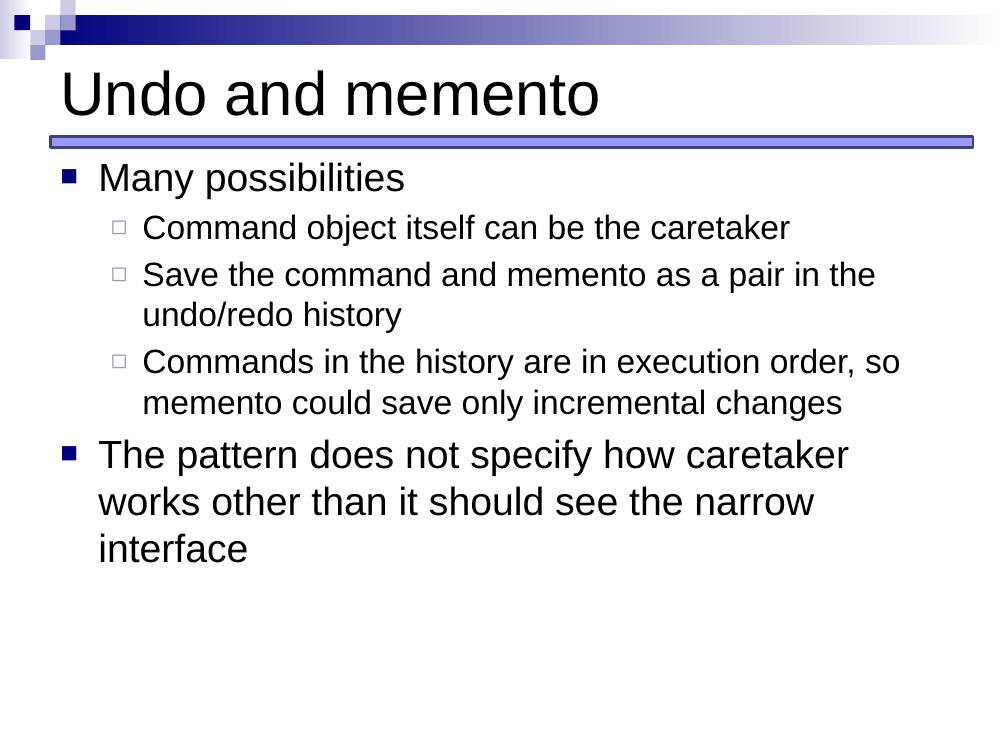
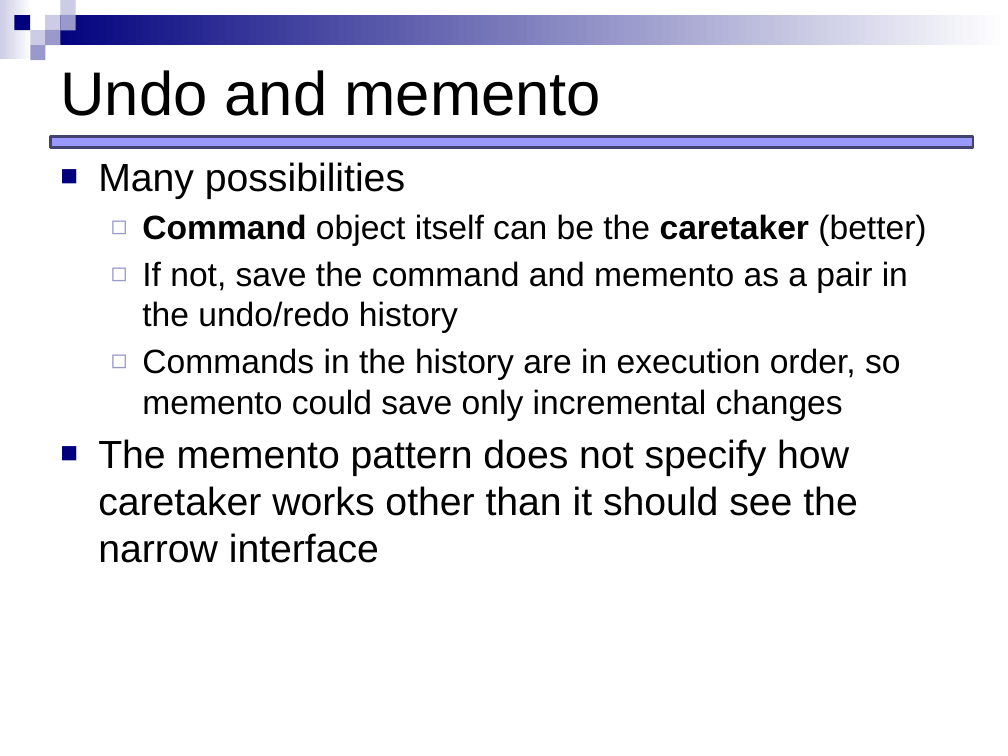
Before and after one commit to JCEleanor/CSCI-598-notes, a slide deck: slide 64 of lecture-slides/Behavioral_command_memento.pptx. Drawn at 1008x756 pixels with LibreOffice and Linux fonts; fonts in the diff are those of the drawing. Boxes give left, top, right and bottom in pixels: in the first picture for what was removed or moved away, otherwise in the second. Text is boxed around its words. In the diff, an @@ line names an element or a change of style, - is before the commit and + after.

```diff
--- a/lecture-slides/Behavioral_command_memento.pptx
+++ b/lecture-slides/Behavioral_command_memento.pptx
@@ text at [142,214,926,333]: text changed @@
-  ◻ Command object itself can be the caretaker
-  ◻ Save the command and memento as a pair in the undo/redo history
+  ◻ Command object itself can be the caretaker (better)
+  ◻ If not, save the command and memento as a pair in the undo/redo history
@@ text at [98,439,857,563]: text changed @@
-■ The pattern does not specify how caretaker works other than it should see the narrow interface
+■ The memento pattern does not specify how caretaker works other than it should see the narrow interface
```
Also in this commit, not shown: 25 other slides changed, 1 slide added, 4 other files.
